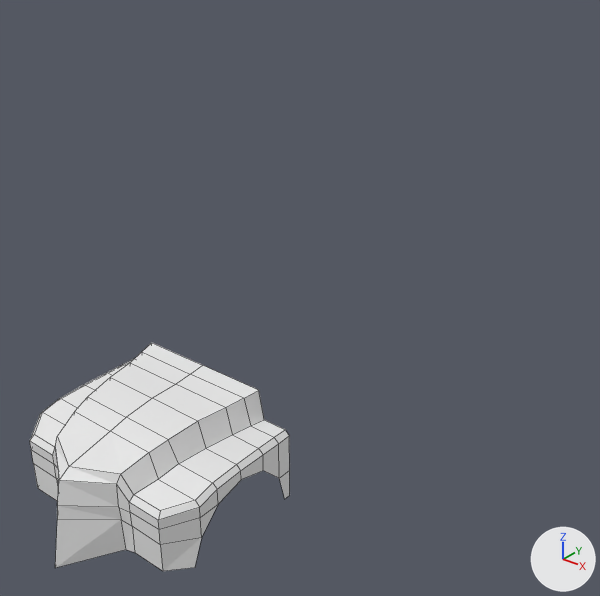
A saved change to the Blender file firstDiorama.blend.
The view is the same before and after, from a camera (50 mm lens) standing at (2.09, -2.95, 2.28) and looking at (-0.06, -0.27, 0.61). Every picture has the same lights, and +X, +Y and +Z are marked at lower right. Mesh edges are drawn as thin lines.
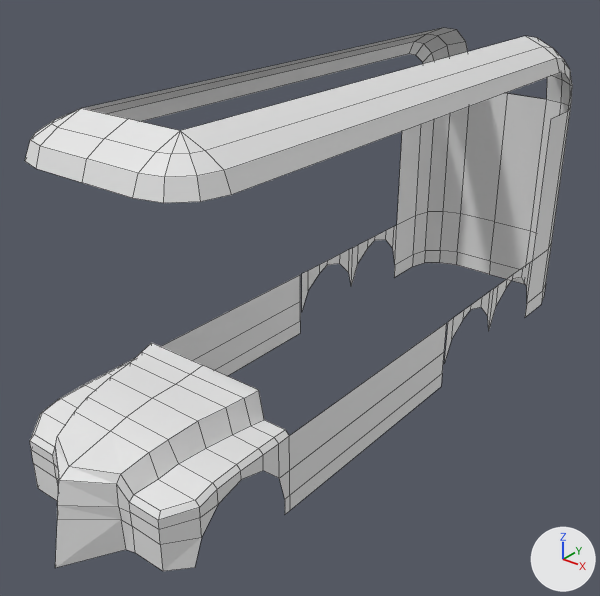
Changed parts and their boxes (x1, y1, x2, y2) in the pictures (600 x 596 px):
'Circle', reshaped (110% wider, 138% taller): before (30, 343, 290, 571); after (25, 28, 572, 571)
part 1 of me_circle_001, added: after (25, 28, 572, 363)
part 2 of me_circle_001, built on: before (279, 470, 290, 498); after (161, 275, 447, 514)

The change, as a diff of the scene's bpy script:
```diff
--- a/firstDiorama.blend.py
+++ b/firstDiorama.blend.py
@@ me_circle_001 @@
 # used by ob_circle; location = (0.0, -1.224, 0.17); rotation_euler = (0.0, 1.571, 0.0), in degrees (0, 90, 0); scale = (0.239, 0.239, 0.239)
 # verts and faces of me_circle_001; kept vertices keep their numbers, new ones are numbered from 60
 # before: 0 (0.0, 1.0, 1.86) at pixel (284, 499), 1 (-0.5, 0.87, 1.86) at pixel (279, 478), 17 (0.0, 1.13, 1.86) at pixel (289, 495), 18 (-0.5, 1.13, 1.86) at pixel (289, 470), 43 (-1.17, 1.13, 1.86) at pixel (289, 435)
-me_circle_001.from_pydata(...)  # 60 vertices, 46 faces; spans x -1.77..0.24, y -2.13..1.13, z 0.0..1.86
+me_circle_001.from_pydata(...)  # 151 vertices, 105 faces; spans x -6.09..0.32, y -2.13..11.8, z 0.0..1.86
+# me_circle_001 part 1: a new loose piece of 85 vertices spanning x -6.09..0.32, y -0.84..11.8, z 0.0..1.86
+# me_circle_001 part 2
+delete_faces([(0, 1, 18, 17)])
+for new, old in zip([60, 61, 62], [17, 18, 43]): verts[new] = verts[old] + (0.0, 4.92, 0.0)
+for new, old in zip([63, 64, 65], [0, 17, 60]): verts[new] = verts[old] + (0.32, 0.0, 0.0)
+faces += [(0, 17, 18, 1), (0, 63, 64, 17), (17, 64, 65, 60), (18, 61, 62, 43), (17, 60, 61, 18)]
```
